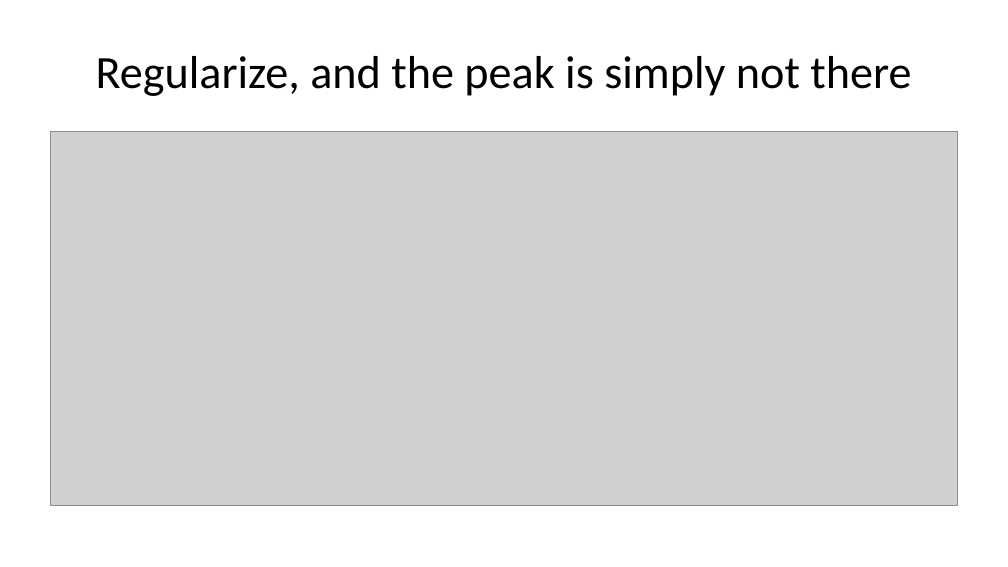
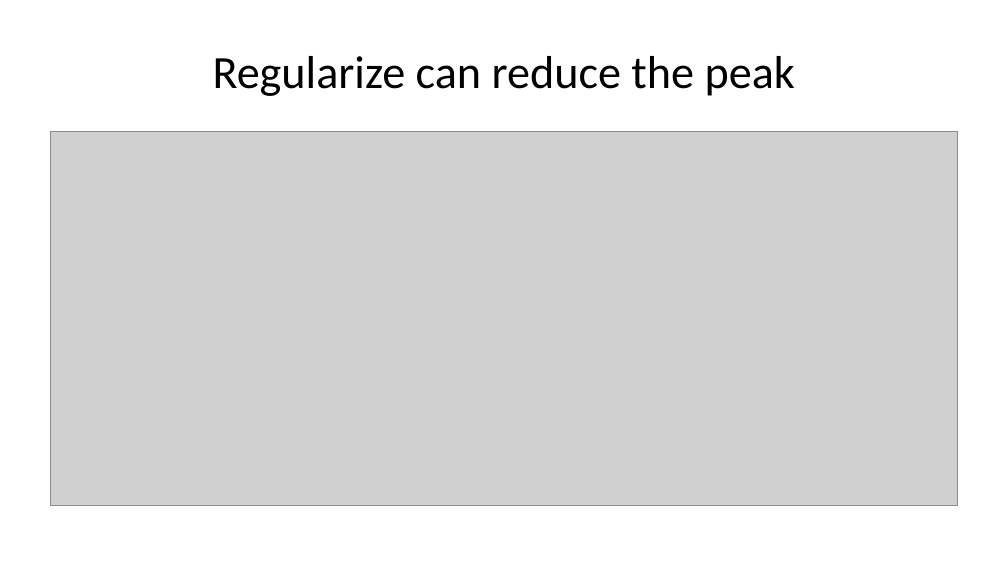
Before and after one commit to pauldubois98/AdcancedTopicsDataScience2026, a slide deck: slide 19 of Course03/slides.pptx. Drawn at 1008x567 pixels with LibreOffice and Linux fonts; fonts in the diff are those of the drawing; grey boxes stand for pictures. Boxes give left, top, right and bottom in pixels: in the first picture for what was removed or moved away, otherwise in the second. Text is boxed around its words. In the diff, an @@ line names an element or a change of style, - is before the commit and + after.

```diff
--- a/Course03/slides.pptx
+++ b/Course03/slides.pptx
@@ title at [213, 56, 795, 96]: text changed @@
-Regularize, and the peak is simply not there
+Regularize can reduce the peak
```
Also in this commit, not shown: 26 other slides changed, 28 slides added, 15 slides removed, 1 other file.
